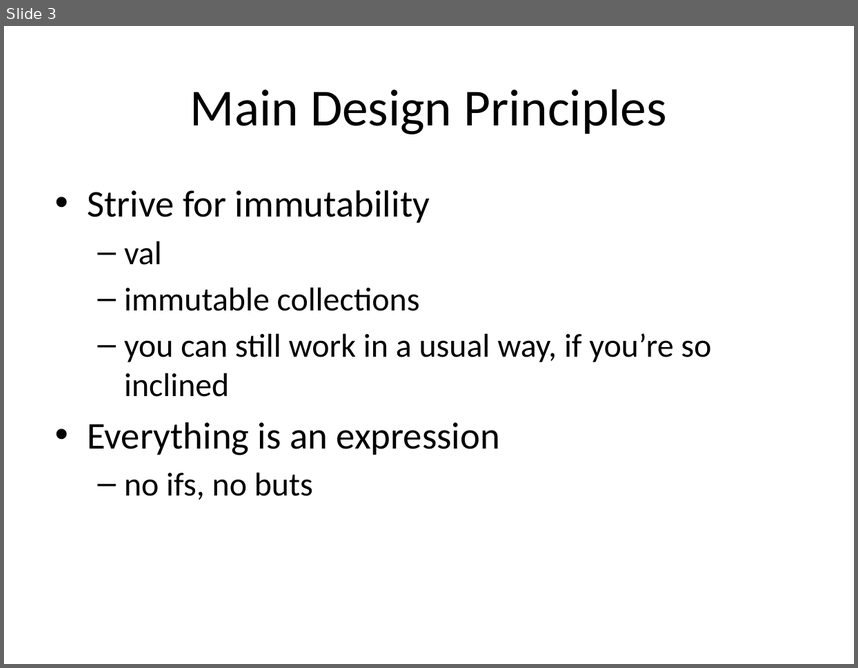
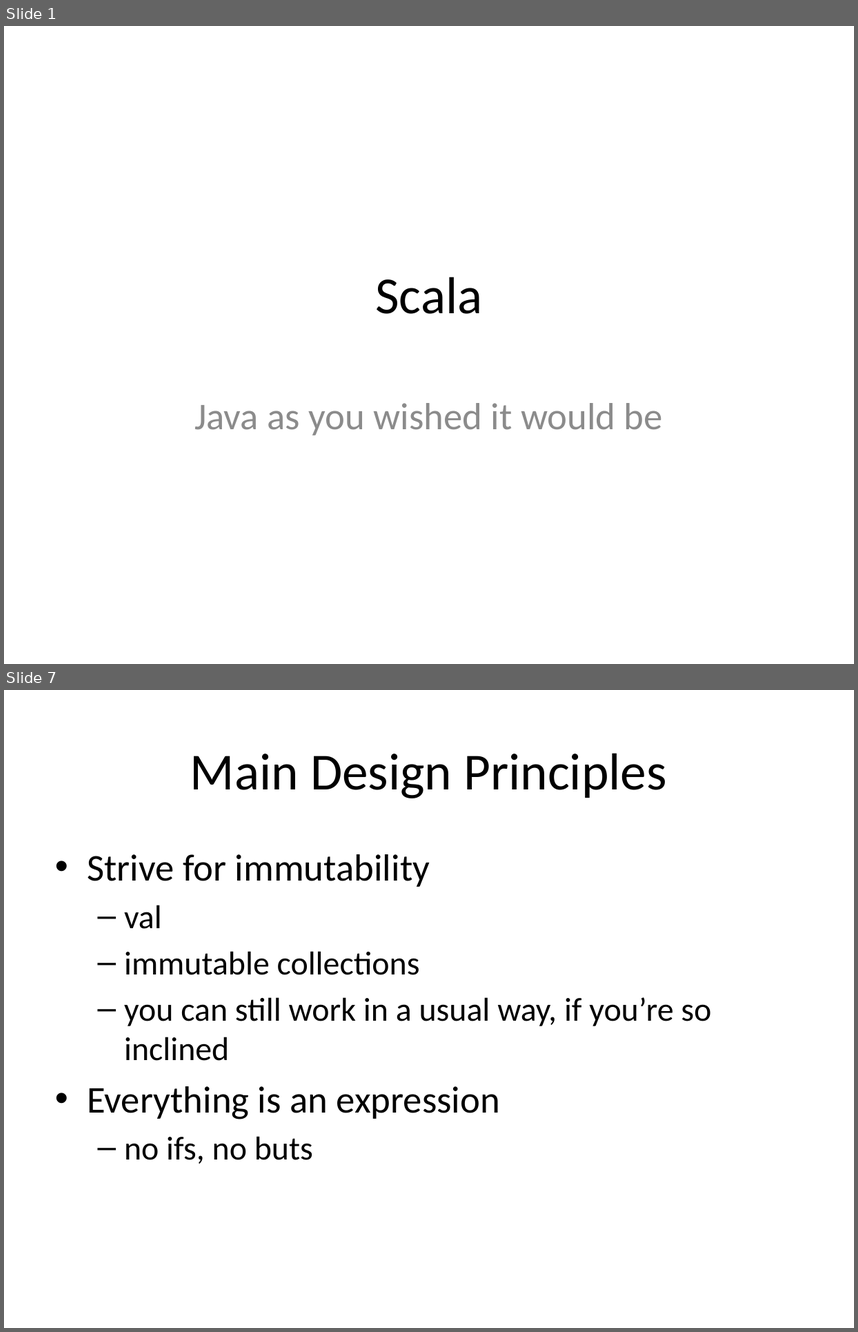
Before and after one commit to Igerly/scalaBasics, a slide deck: Scala.pptx. Shown one above the other, each under a label of ours: slide 3 before the commit, slides 1 and 7 after it; the slides between them are not shown. The pictures are 858x668 and 858x1332 pixels, drawn with LibreOffice and Linux fonts; fonts in the diff are those of the drawing. Boxes give left, top, right and bottom in pixels: in the first picture for what was removed or moved away, otherwise in the second. Text is boxed around its words. In the diff, an @@ line names an element or a change of style, - is before the commit and + after.

```diff
--- a/Scala.pptx
+++ b/Scala.pptx
@@ slide 1 added at bbox=[4, 26, 854, 664], background #FFFFFF @@
@@ title added at bbox=[375, 276, 482, 314], 44 pt, text #000000 @@
+Scala
@@ subtitle added at bbox=[194, 403, 663, 435], 32 pt, text #8C8C8C @@
+Java as you wished it would be
@@ what was slide 3 is now slide 7 @@
```
Also in this commit, not shown: 3 slides changed, 5 other slides added, 1 slide removed, 13 other files.
